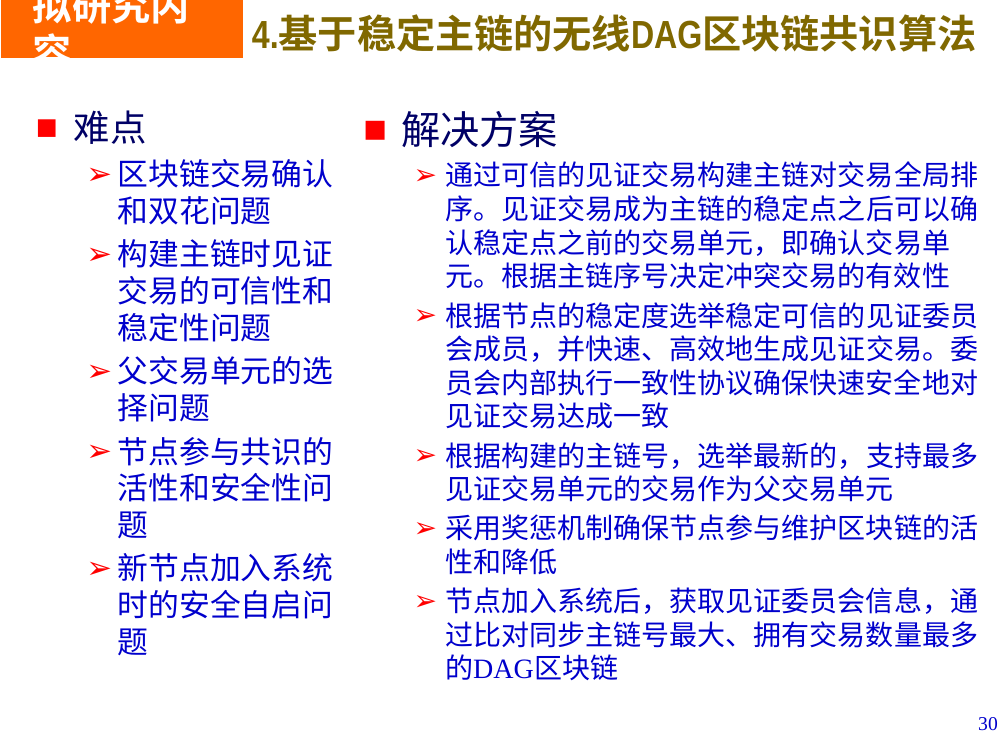
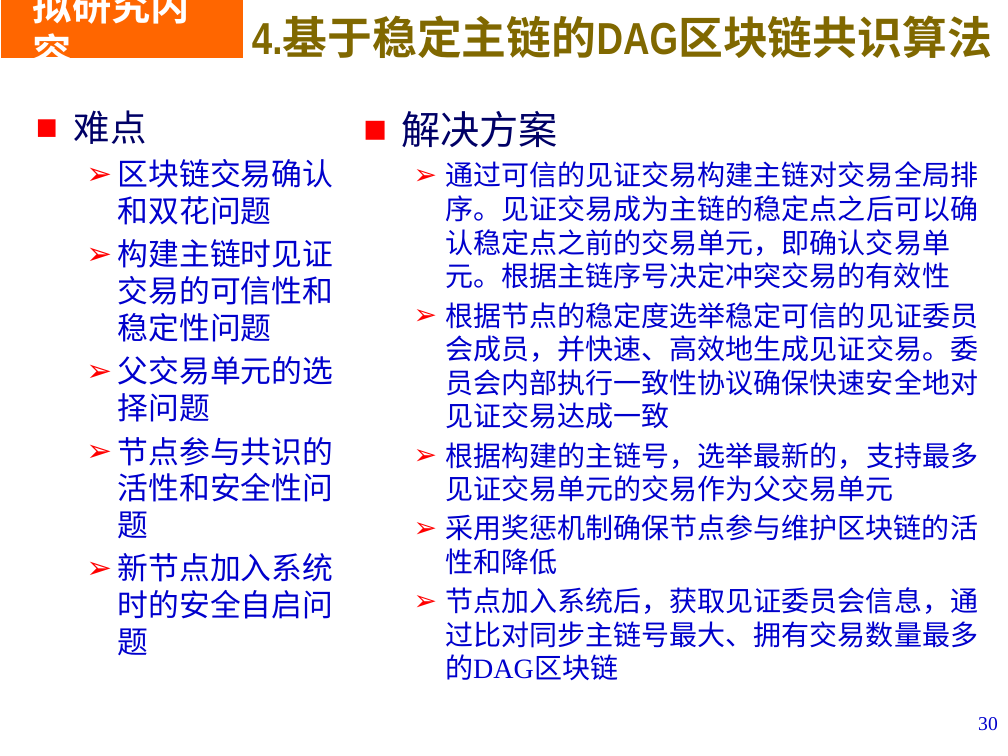
Before and after one commit to LiZhang2021/Blockchain, a slide deck: slide 30 of Doc/PHD_Papers/Thesis_Proposal/开题V2.pptx. Drawn at 1008x756 pixels with LibreOffice and Linux fonts; fonts in the diff are those of the drawing; background and template pictures are left out. Boxes give left, top, right and bottom in pixels: in the first picture for what was removed or moved away, otherwise in the second. Text is boxed around its words. In the diff, an @@ line names an element or a change of style, - is before the commit and + after.

```diff
--- a/Doc/PHD_Papers/Thesis_Proposal/开题V2.pptx
+++ b/Doc/PHD_Papers/Thesis_Proposal/开题V2.pptx
@@ text at <box>252,18,992,58</box>: text changed; size 28 to 32 pt @@
-4.基于稳定主链的无线DAG区块链共识算法
+4.基于稳定主链的DAG区块链共识算法
```
Also in this commit, not shown: 8 other slides changed, 5 other files.
